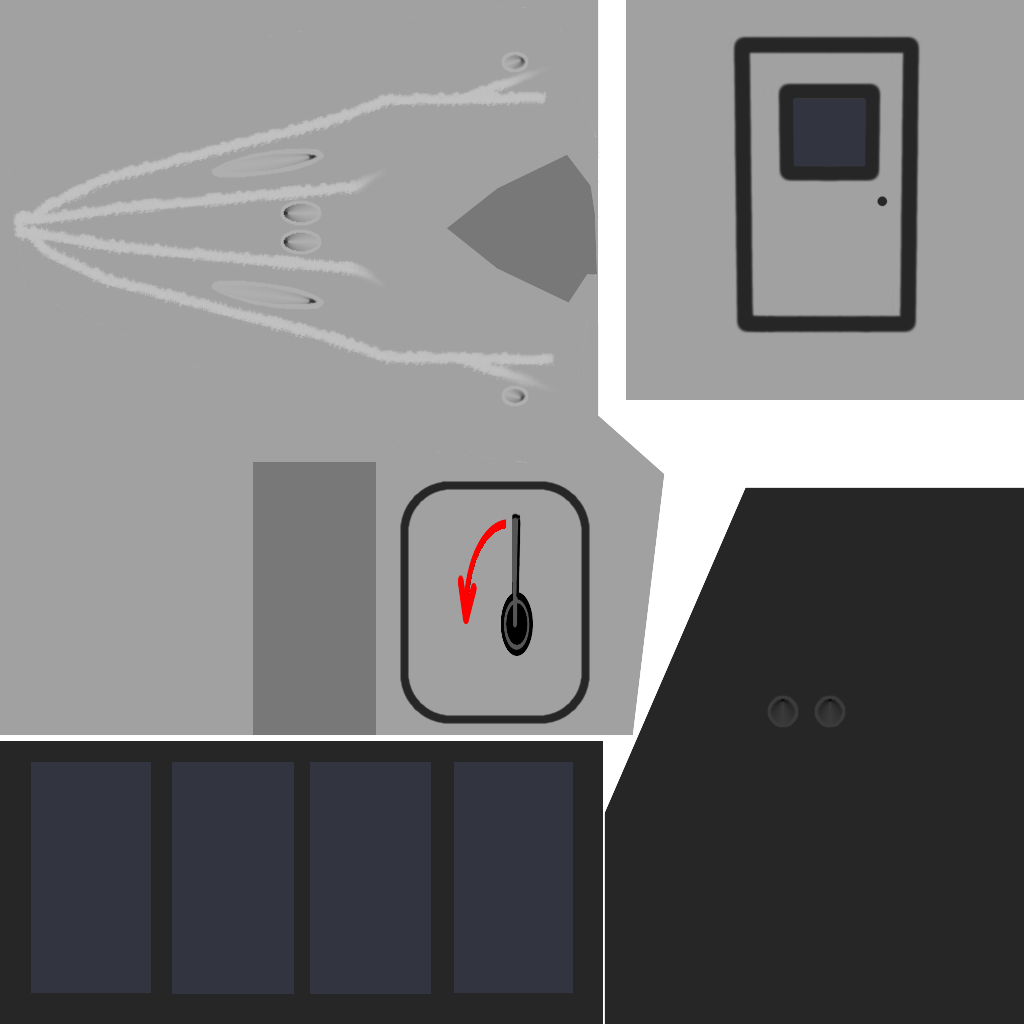
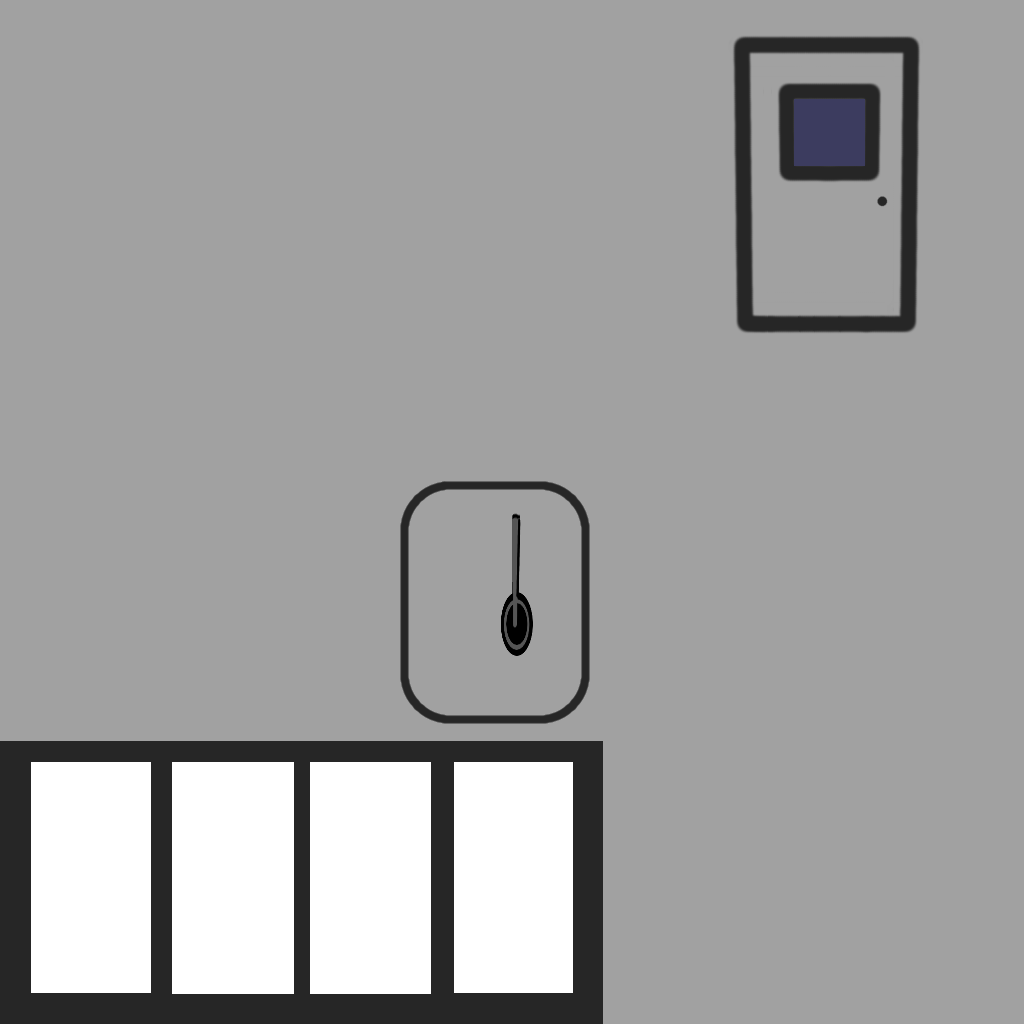
Layers edited between the first and the second w=1024, h=1024 image:
hid "door" over (x1=400, y1=481, x2=590, y2=724)
hid "windows" over (x1=31, y1=762, x2=573, y2=994)
hid "bottom" over (x1=604, y1=487, x2=1024, y2=1024)
hid "top" over (x1=9, y1=0, x2=665, y2=735)
hid "node" over (x1=794, y1=99, x2=865, y2=166)
showed "normals" over (x1=0, y1=0, x2=1024, y2=1024)
